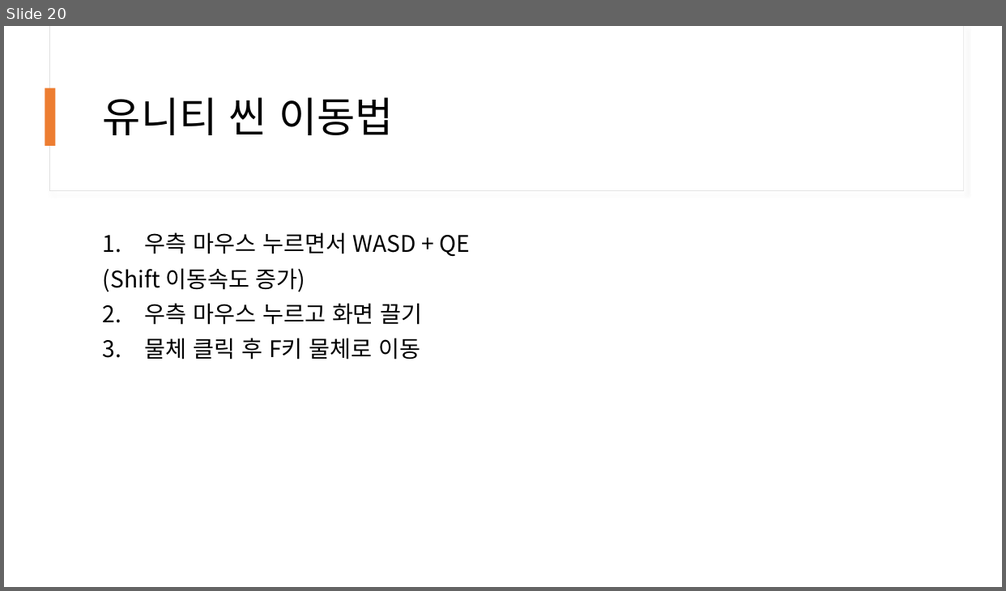
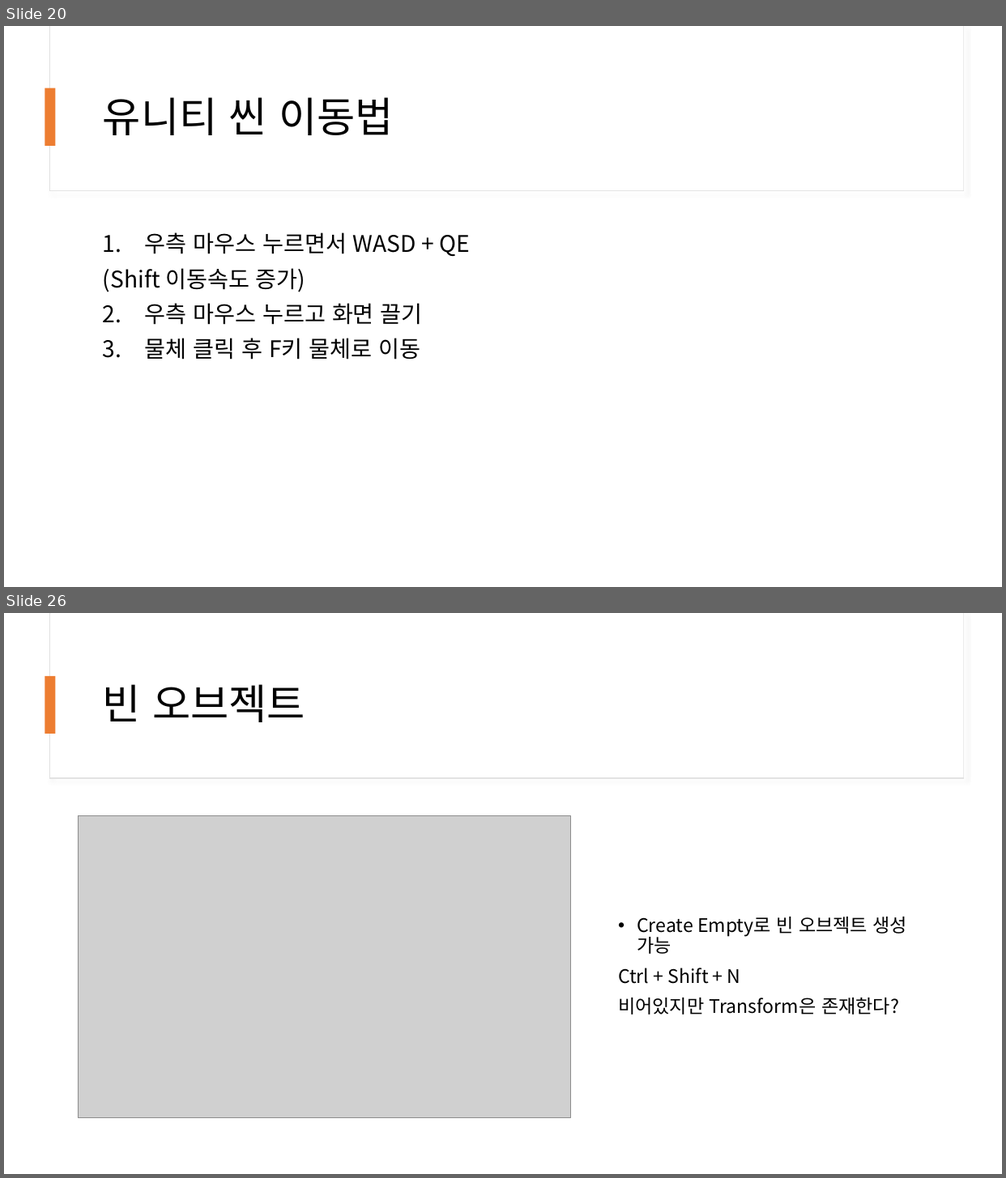
Before and after one commit to kjh99660/Study_powerpoint, a slide deck: c# 스터디 5주 차.pptx. Shown one above the other, each under a label of ours: slide 20 before the commit, slides 20 and 26 after it; the slides between them are not shown. The pictures are 1006x591 and 1006x1178 pixels, drawn with LibreOffice and Linux fonts; fonts in the diff are those of the drawing; grey boxes stand for pictures. Boxes give left, top, right and bottom in pixels: in the first picture for what was removed or moved away, otherwise in the second. Text is boxed around its words. In the diff, an @@ line names an element or a change of style, - is before the commit and + after.

```diff
--- a/c# 스터디 5주 차.pptx
+++ b/c# 스터디 5주 차.pptx
@@ slide 26 added at [4,613,1002,1174], background #FFFFFF @@
@@ rectangle added at [49,613,964,778], fill #FFFFFF, outline #E1E1E1 1 pt @@
@@ rectangle added at [50,613,964,777], fill #FFFFFF @@
@@ rectangle added at [45,676,56,734], fill #ED7D31 @@
@@ title added at [103,684,305,722], 40 pt, text #000000 @@
+빈 오브젝트
@@ picture added at [78,815,570,1118] @@
@@ text added at [618,917,908,1015], 18 pt, text #000000 @@
+• Create Empty로 빈 오브젝트 생성 가능
+Ctrl + Shift + N
+비어있지만 Transform은 존재한다?
```
Also in this commit, not shown: 3 slides changed, 5 other slides added, 1 slide removed, 1 other file.
